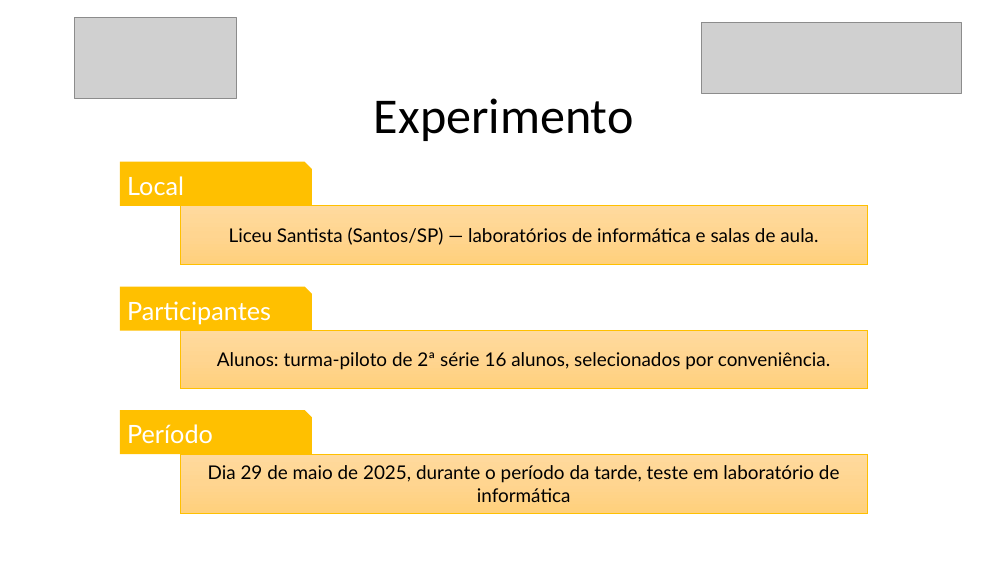
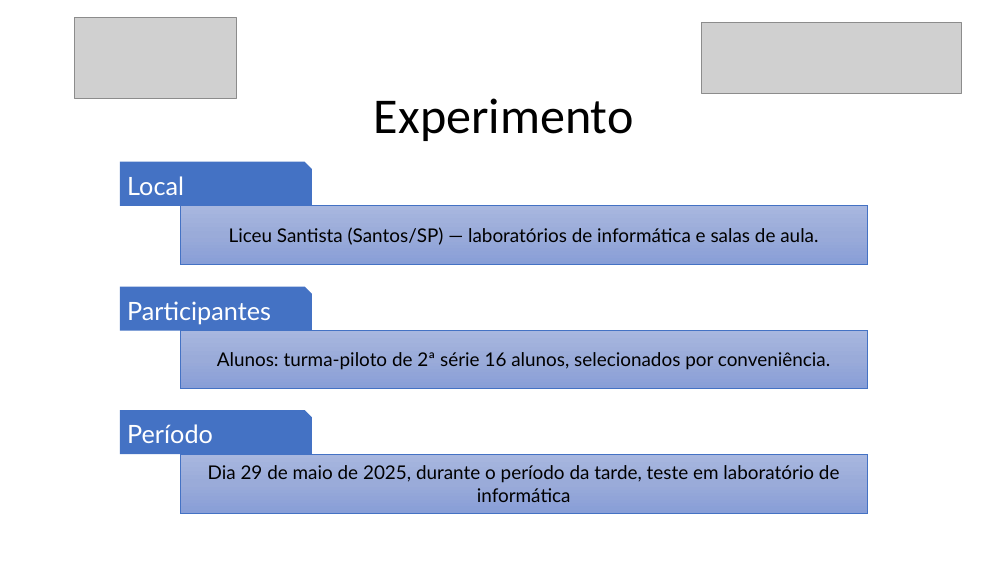
Before and after one commit to danilovaz7/curso-tecnico, a slide deck: slide 11 of liceu/3semestre/projeto integrador/tcc slide.pptx. Drawn at 1008x567 pixels with LibreOffice and Linux fonts; fonts in the diff are those of the drawing; grey boxes stand for pictures. Boxes give left, top, right and bottom in pixels: in the first picture for what was removed or moved away, otherwise in the second. Text is boxed around its words. In the diff, an @@ line names an element or a change of style, - is before the commit and + after.

```diff
--- a/liceu/3semestre/projeto integrador/tcc slide.pptx
+++ b/liceu/3semestre/projeto integrador/tcc slide.pptx
@@ fill #FFC000 to #4472C4 in 3 elements at (x1=119, y1=162, x2=312, y2=206), (x1=119, y1=287, x2=312, y2=330), (x1=119, y1=410, x2=312, y2=454) @@
@@ fill gradient #FFDB9E to #FFD590 to #FFD07C to gradient #A8B7DF to #9AABD9 to #889ED7; outline #FFC000 0.5 pt to #4472C4 0.5 pt in 3 elements at (x1=181, y1=206, x2=867, y2=265), (x1=181, y1=330, x2=867, y2=389), (x1=181, y1=454, x2=867, y2=513) @@
```
Also in this commit, not shown: 9 other slides changed.
